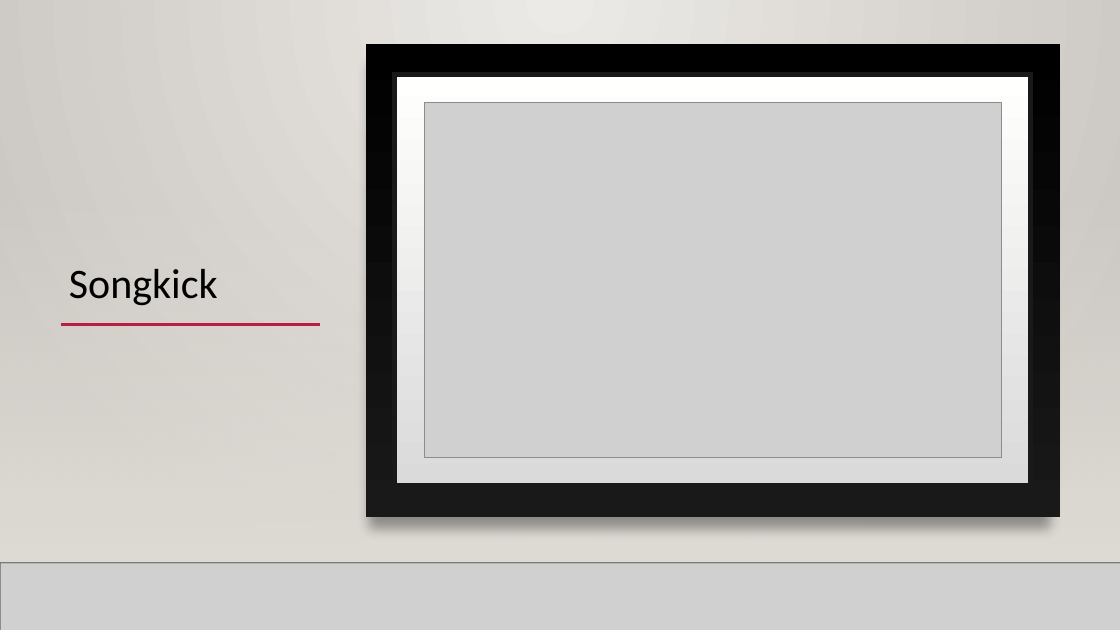
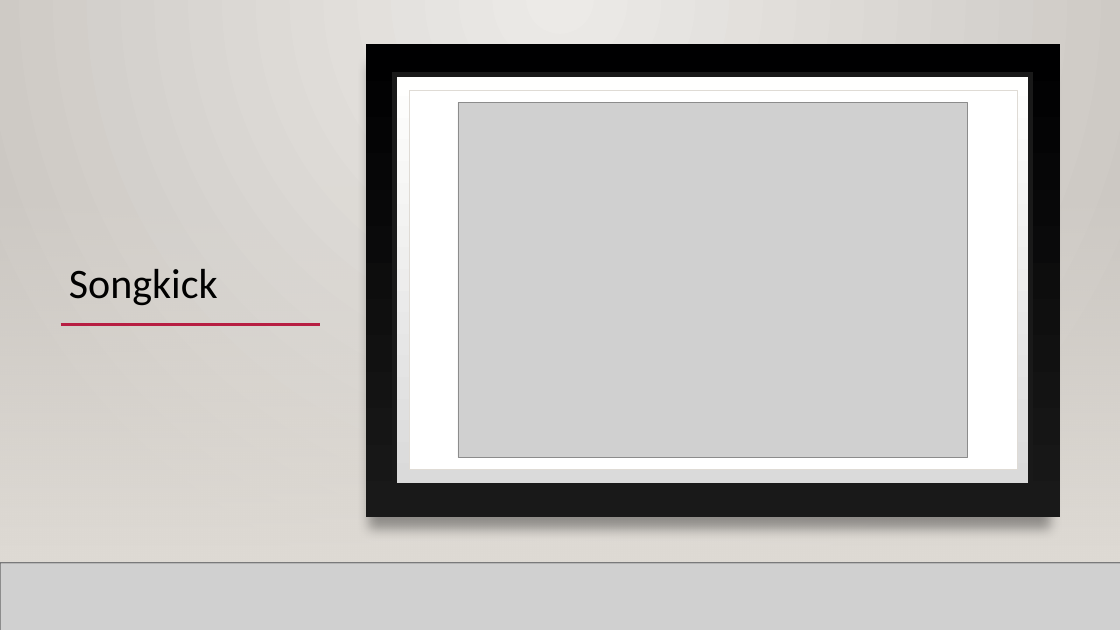
Before and after one commit to mahyarshu/Gigalytics, a slide deck: slide 18 of documents/Presentation/Innovators.pptx (slide 16 before the commit). Drawn at 1120x630 pixels with LibreOffice and Linux fonts; fonts in the diff are those of the drawing; grey boxes stand for pictures; background and template pictures are left out. Boxes give left, top, right and bottom in pixels: in the first picture for what was removed or moved away, otherwise in the second. Text is boxed around its words. In the diff, an @@ line names an element or a change of style, - is before the commit and + after.

```diff
--- a/documents/Presentation/Innovators.pptx
+++ b/documents/Presentation/Innovators.pptx
@@ rectangle added at [409,90,1017,470], fill #FFFFFF, outline #DFDBD5 0.5 pt @@
@@ picture: place and size @@
-picture at [424,103,1002,458]
+picture at [458,103,968,458]
```
Also in this commit, not shown: 5 other slides changed, 10 slides added, 2 slides removed.
